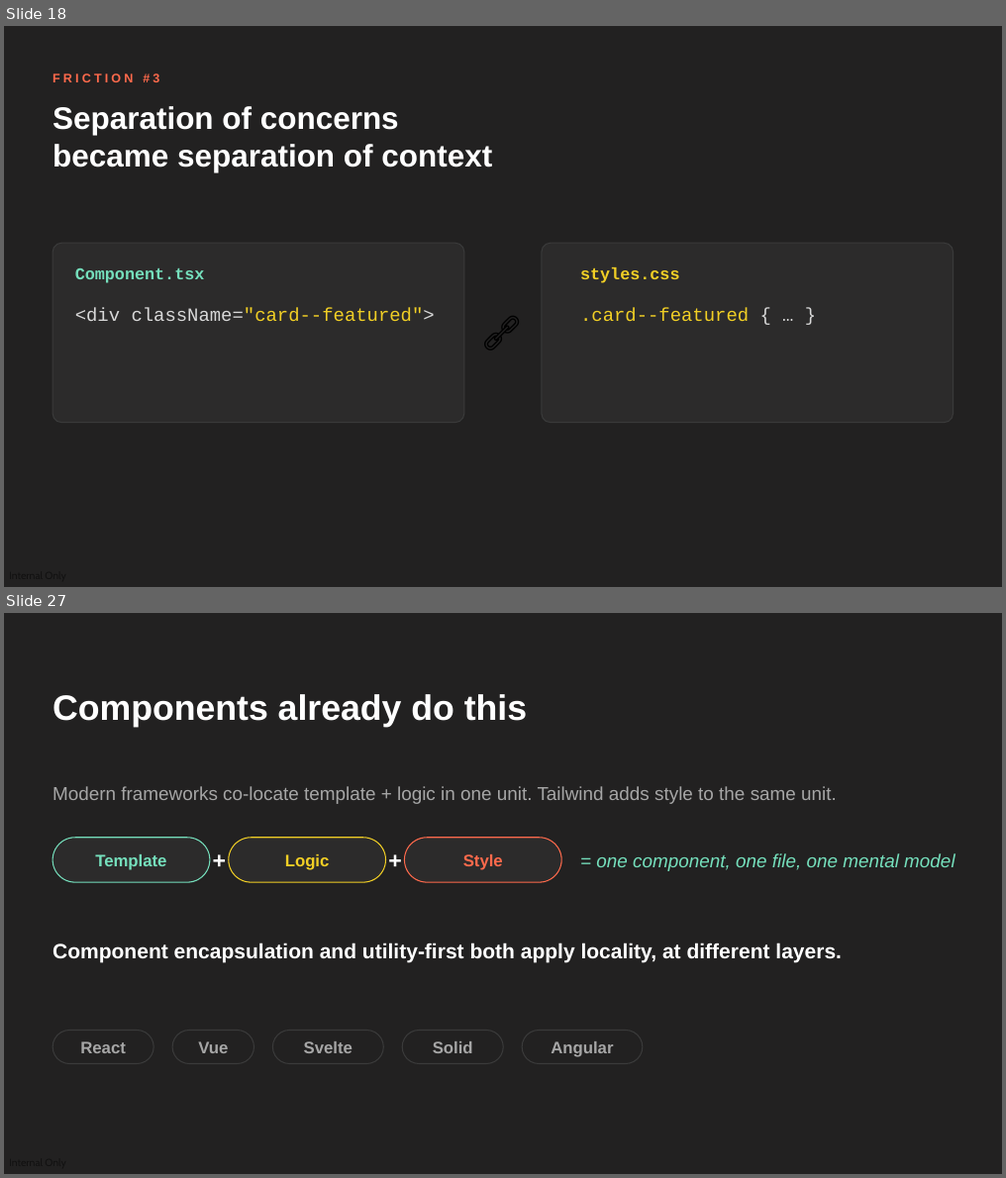
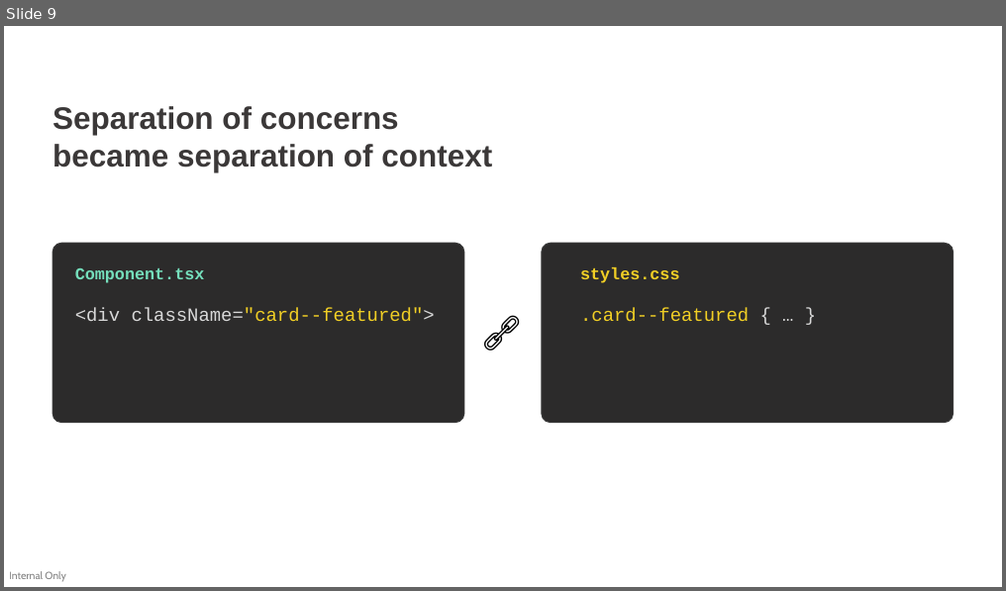
Before and after one commit to devlinduldulao/llm-loves-tailwind-and-js, a slide deck: why-llms-love-tailwind-conf.pptx. Shown one above the other, each under a label of ours: slides 18 and 27 before the commit, slide 9 after it; the slides between them are not shown. The pictures are 1006x1178 and 1006x591 pixels, drawn with LibreOffice and Linux fonts; fonts in the diff are those of the drawing. Boxes give left, top, right and bottom in pixels: in the first picture for what was removed or moved away, otherwise in the second. Text is boxed around its words. In the diff, an @@ line names an element or a change of style, - is before the commit and + after.

```diff
--- a/why-llms-love-tailwind-conf.pptx
+++ b/why-llms-love-tailwind-conf.pptx
@@ slide 27 removed at <box>4,613,1002,1174</box>, background #222121 @@
@@ text removed at <box>53,694,527,727</box> @@
-Components already do this
@@ text removed at <box>53,786,837,804</box> @@
-Modern frameworks co-locate template + logic in one unit. Tailwind adds style to the same unit.
@@ rounded rectangle removed at <box>53,838,210,882</box> @@
@@ text removed at <box>210,838,229,882</box> @@
-+
@@ rounded rectangle removed at <box>229,838,386,882</box> @@
@@ text removed at <box>386,838,405,882</box> @@
-+
@@ rounded rectangle removed at <box>405,838,561,882</box> @@
@@ text removed at <box>95,855,166,870</box> @@
-Template
@@ text removed at <box>285,855,330,870</box> @@
-Logic
@@ text removed at <box>463,855,503,870</box> @@
-Style
@@ text removed at <box>596,854,954,871</box> @@
-= one component, one file, one mental model
@@ text removed at <box>53,943,842,962</box> @@
-Component encapsulation and utility-first both apply locality, at different layers.
@@ rounded rectangle removed at <box>53,1031,153,1064</box> @@
@@ text removed at <box>80,1042,126,1054</box> @@
-React
@@ rounded rectangle removed at <box>172,1031,254,1064</box> @@
@@ text removed at <box>198,1042,228,1054</box> @@
-Vue
@@ rounded rectangle removed at <box>272,1031,383,1064</box> @@
@@ text removed at <box>304,1042,352,1054</box> @@
-Svelte
@@ rounded rectangle removed at <box>402,1031,503,1064</box> @@
@@ text removed at <box>433,1042,473,1054</box> @@
-Solid
@@ rounded rectangle removed at <box>522,1031,643,1064</box> @@
@@ text removed at <box>550,1042,613,1058</box> @@
-Angular
@@ what was slide 18 is now slide 9 @@
@@ slide 9 changed as well @@
@@ background #222121 to #FFFFFF @@
@@ text removed at <box>53,74,159,82</box> @@
-FRICTION #3
@@ text "Separation of concerns" at <box>53,106,492,173</box>: text colour #FFFFFF to #3B3838 @@
@@ text added at <box>9,571,66,582</box>, 10 pt, text #000000 at 50% opacity @@
+Internal Only
```
Also in this commit, not shown: 8 other slides changed, 9 slides added, 19 other slides removed.
